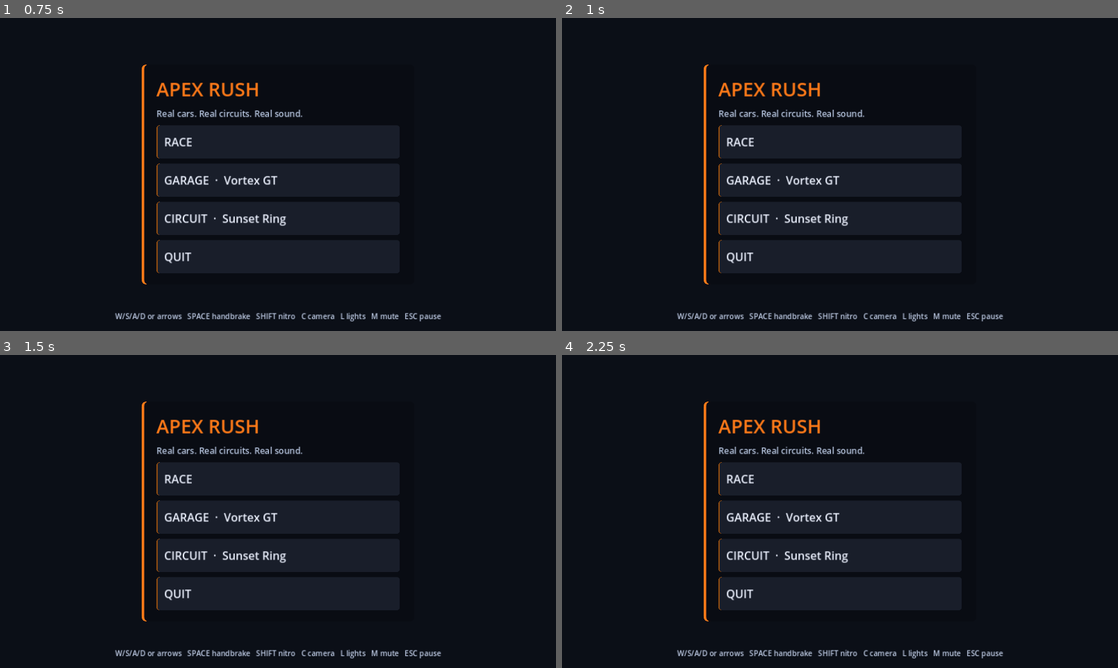
Above: before the commit, frames 1-4 (two rows, left to right).
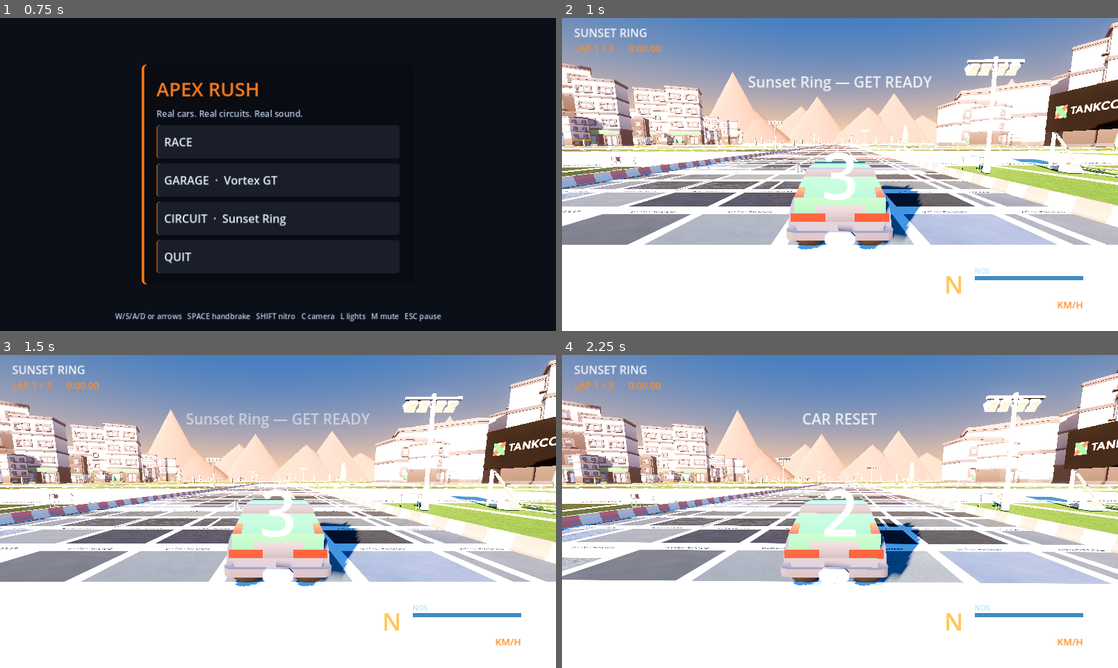
Above: after the commit, the same moments.

Repository: abdlahcn4/Apex-rush
Game: Godot game, scene res://scenes/main.tscn
Two runs of this game, one before a commit and one after it. Both use one fixed random seed, a clock stepped at 60 frames per second and the inputs below.
Inputs (mouse positions are in pixels of both pictures, inside the frame that each line leads up to):
- Up to frame 1 (0.75 s): tap Enter at 0.5 s; move the mouse to (400, 158) at 0.52 s; hold D from 0.53 s (still down); hold Shift from 0.53 s (still down); click (400, 158) at 0.67 s
- Up to frame 2 (1 s): keep holding D; keep holding Shift; tap Space at 0.77 s
- Up to frame 3 (1.5 s): release D at 1.25 s; release Shift at 1.25 s; drag from (166, 527) to (250, 574) at 1.27 s
- Up to frame 4 (2.25 s): move the mouse to (895, 442) at 2.02 s; hold D from 2.03 s (still down); tap R at 2.1 s; click (895, 442) at 2.17 s

Frame 1 is identical in both runs. In frame 2, 100% of the frame differs, in the area x 0-100%, y 0-100%; in frame 3, 100%; in frame 4, 100%.

Commit message:
Hit-test taps against every plausible coordinate space
Raw touch position may arrive in window space or viewport space depending on the platform
layer, and is_equal_approx guard means the conversion is skipped when transforms are
identity. Each candidate point is tested with 14 px of slop.

Co-authored-by: arena-agent <297053741+arena-agent@users.noreply.github.com>

Diff:
--- a/godot/scripts/game_ui.gd
+++ b/godot/scripts/game_ui.gd
@@ -263,7 +263,6 @@
 	if event is InputEventScreenTouch:
 		_touch_seen = true
 		var touch := event as InputEventScreenTouch
-		touch.position = _view_space(touch.position)
 		if touch.pressed:
 			_press_pos = touch.position
 			_press_index = touch.index
@@ -277,7 +276,6 @@
 		_activate_at(touch.position)
 	elif event is InputEventMouseButton:
 		var mb := event as InputEventMouseButton
-		mb.position = _view_space(mb.position)
 		if mb.button_index != MOUSE_BUTTON_LEFT:
 			return
 		if _touch_seen:
@@ -291,18 +289,27 @@
 			_activate_at(mb.position)
 
 
-## Node._input reports positions in window space. Controls live in viewport space, and
-## with a stretch mode the two differ by the viewport's final transform (a phone at
-## 2400x1080 against a 1280x720 viewport is ~1.9x). Convert before hit-testing.
-func _view_space(pos: Vector2) -> Vector2:
+## Raw input can reach here in window space or in viewport space depending on the
+## platform layer, and the two differ by the stretch ratio (a 2400x1080 phone against a
+## 1280x720 viewport is ~1.9x; CI's headless window is 20x). Rather than assume one, the
+## tap is tested against every plausible interpretation of the same point.
+func _candidates(pos: Vector2) -> Array:
+	var out: Array = [pos]
 	var vp := get_viewport()
 	if vp == null:
-		return pos
+		return out
+	var vp_size := vp.get_visible_rect().size
+	var win_size := Vector2(DisplayServer.window_get_size())
+	if vp_size.x > 1.0 and vp_size.y > 1.0 and win_size.x > 1.0 and win_size.y > 1.0:
+		var ratio := Vector2(win_size.x / vp_size.x, win_size.y / vp_size.y)
+		if ratio.x > 1.01 or ratio.y > 1.01:
+			out.append(Vector2(pos.x / ratio.x, pos.y / ratio.y))
 	var xf := vp.get_final_transform()
-	var scale := xf.get_scale()
-	if absf(scale.x) < 0.0001 or absf(scale.y) < 0.0001:
-		return pos
-	return xf.affine_inverse() * pos
+	if not xf.is_equal_approx(Transform2D.IDENTITY):
+		var converted := xf.affine_inverse() * pos
+		if not out.has(converted):
+			out.append(converted)
+	return out
 
 
 func _activate_at(pos: Vector2) -> void:
@@ -311,20 +318,24 @@
 	var now := Time.get_ticks_msec()
 	if now - _last_activate_ms < 220:
 		return
-	for child in _vbox.get_children():
-		var b := child as Button
-		if b == null or not b.is_visible_in_tree():
-			continue
-		if debug_trace:
-			print("[tap]   test '%s' rect=%s has=%s" % [b.text, str(b.get_global_rect()), str(b.get_global_rect().has_point(pos))])
-		if b.get_global_rect().has_point(pos):
-			_last_activate_ms = now
-			_flash(b)
-			var audio := get_tree().root.find_child("Audio", true, false)
-			if audio is AudioDirector:
-				(audio as AudioDirector).play_ui()
-			b.pressed.emit()
-			return
+	for point in _candidates(pos):
+		for child in _vbox.get_children():
+			var b := child as Button
+			if b == null or not b.is_visible_in_tree():
+				continue
+			# a little slop so a slightly-off conversion still lands on a finger target
+			if b.get_global_rect().grow(14.0).has_point(point):
+				if debug_trace:
+					print("[tap] hit '%s' with %s (from %s)" % [b.text, str(point), str(pos)])
+				_last_activate_ms = now
+				_flash(b)
+				var audio := get_tree().root.find_child("Audio", true, false)
+				if audio is AudioDirector:
+					(audio as AudioDirector).play_ui()
+				b.pressed.emit()
+				return
+	if debug_trace:
+		print("[tap] nothing hit for %s -> %s" % [str(pos), str(_candidates(pos))])
 
 
 func _flash(b: Button) -> void:
